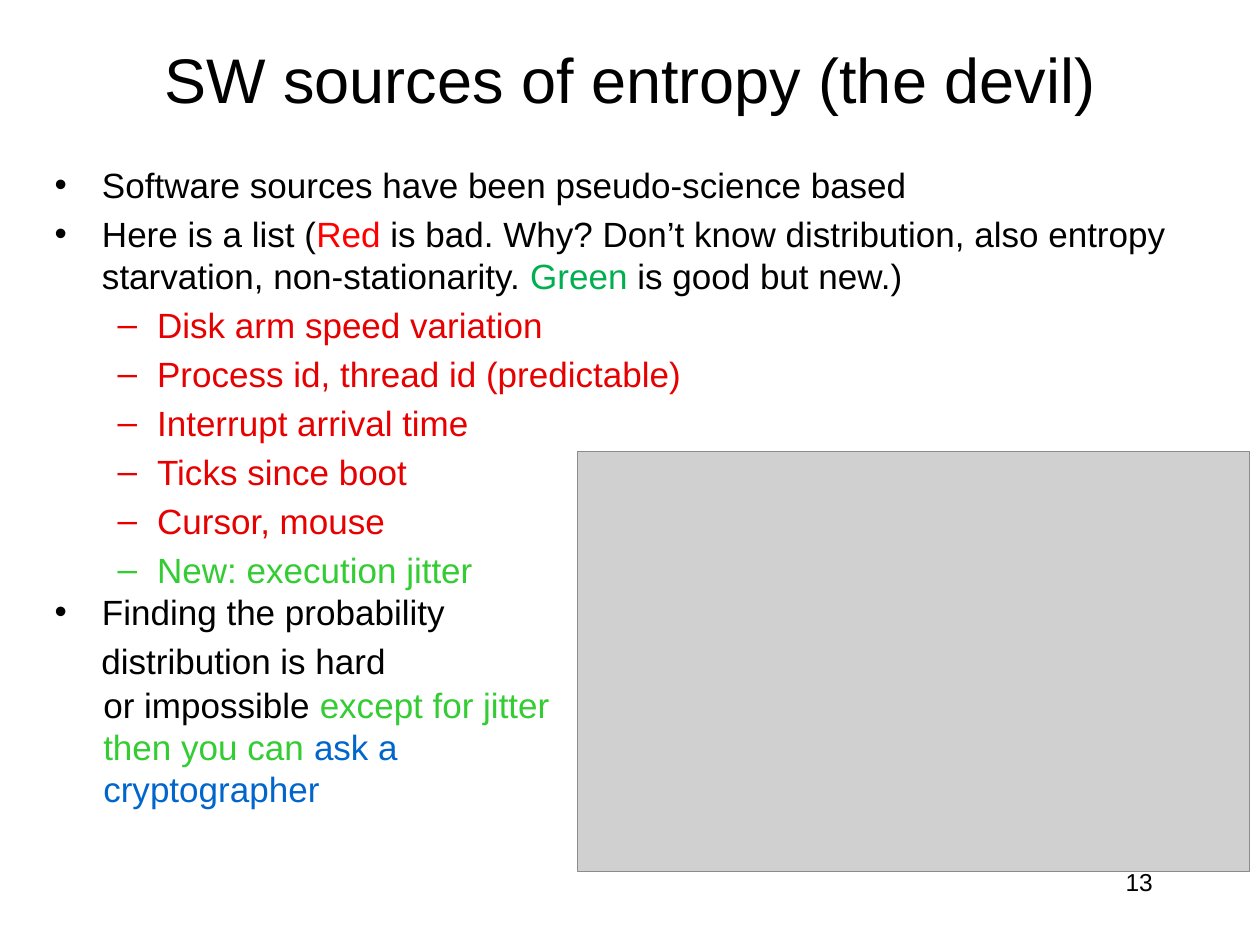
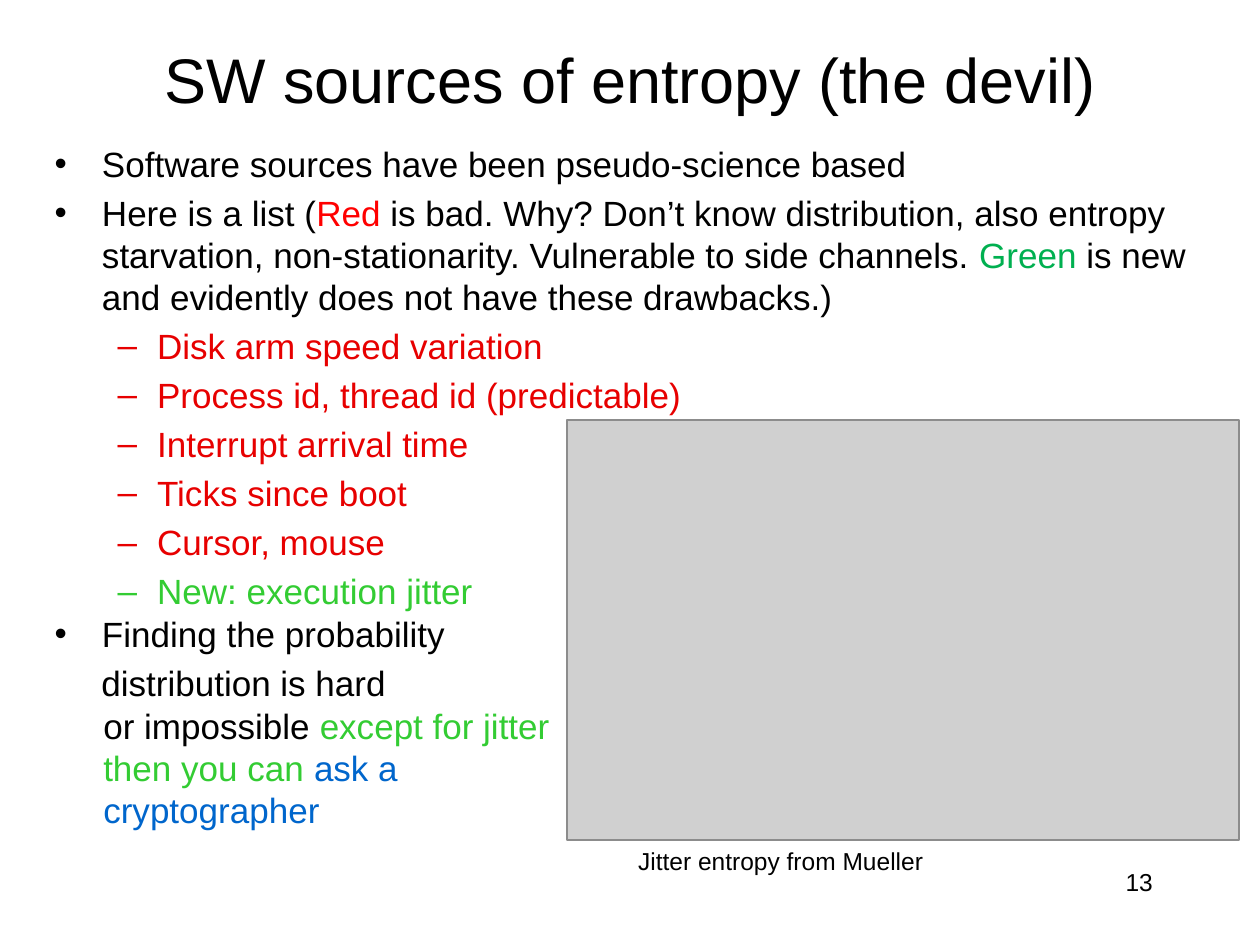
Before and after one commit to jlmucb/class_notes, a slide deck: slide 13 of BerkeleyClass/CS290Spring2013/Lectures/entropy_talk.pptx. Drawn at 1260x945 pixels with LibreOffice and Linux fonts; fonts in the diff are those of the drawing; grey boxes stand for pictures. Boxes give left, top, right and bottom in pixels: in the first picture for what was removed or moved away, otherwise in the second. Text is boxed around its words. In the diff, an @@ line names an element or a change of style, - is before the commit and + after.

```diff
--- a/BerkeleyClass/CS290Spring2013/Lectures/entropy_talk.pptx
+++ b/BerkeleyClass/CS290Spring2013/Lectures/entropy_talk.pptx
@@ text "Software sources have been pseudo-science ...": place and size @@
-text "Software sources have been pseudo-science ..." at [101,172,1165,809]
+text "Software sources have been pseudo-science ..." at [101,151,1185,830]
@@ text at [102,200,1185,317]: text changed @@
-• Here is a list (Red is bad. Why? Don’t know distribution, also entropy starvation, non-stationarity. Green is good but new.)
+• Here is a list (Red is bad. Why? Don’t know distribution, also entropy starvation, non-stationarity. Vulnerable to side channels. Green is new and evidently does not have these drawbacks.)
@@ picture: place and size @@
-picture at [577,451,1249,871]
+picture at [567,420,1239,839]
@@ text added at [638,852,923,875], 14 pt, text #000000 @@
+Jitter entropy from Mueller
```
Also in this commit, not shown: 9 other slides changed.
